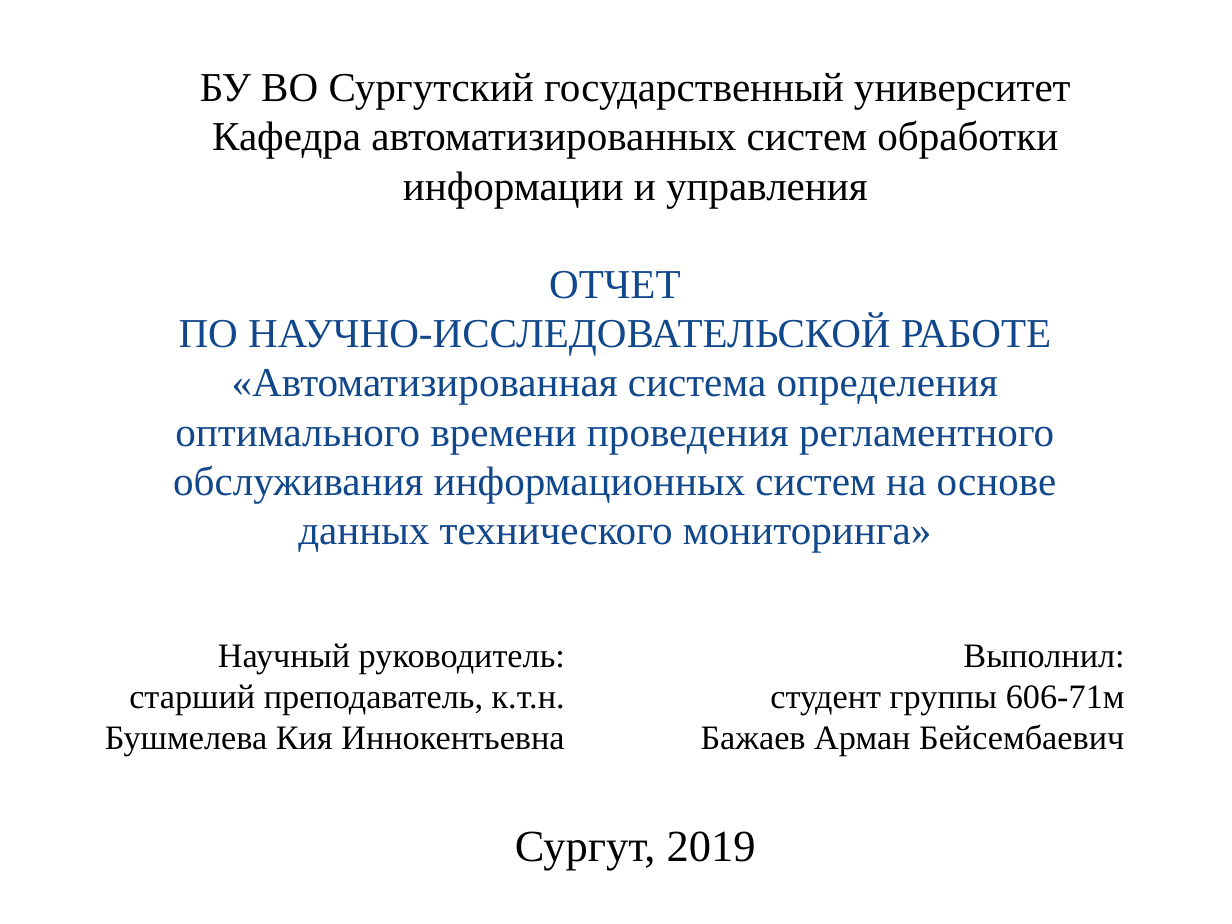
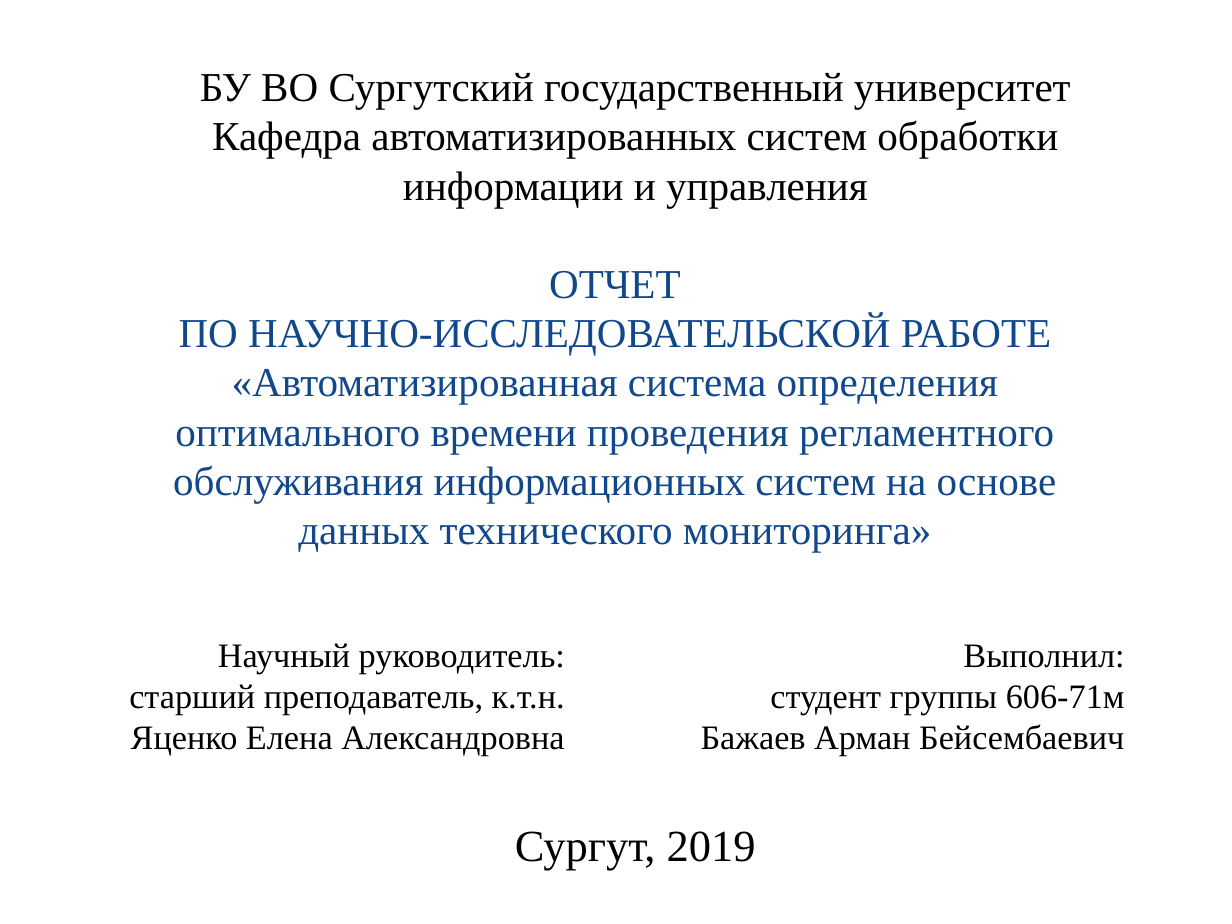
Before and after one commit to qwe86/dir, a slide deck: slide 1 of НИР_Бажаев.pptx. Drawn at 1232x924 pixels with LibreOffice and Linux fonts; fonts in the diff are those of the drawing. Boxes give left, top, right and bottom in pixels: in the first picture for what was removed or moved away, otherwise in the second. Text is boxed around its words. In the diff, an @@ line names an element or a change of style, - is before the commit and + after.

```diff
--- a/НИР_Бажаев.pptx
+++ b/НИР_Бажаев.pptx
@@ text at bbox=[131, 726, 564, 756]: text changed @@
-Бушмелева Кия Иннокентьевна
+Яценко Елена Александровна
```
Also in this commit, not shown: 5 other slides changed, 5 slides added, 1 slide removed.
